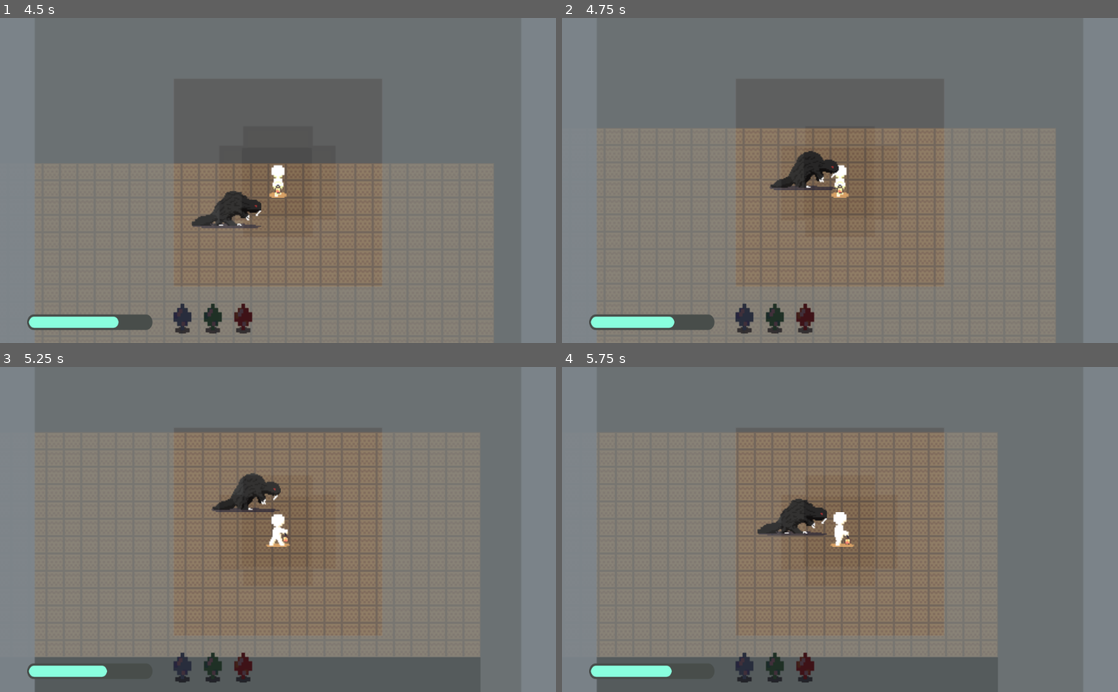
Above: before the commit, frames 1-4 (two rows, left to right).
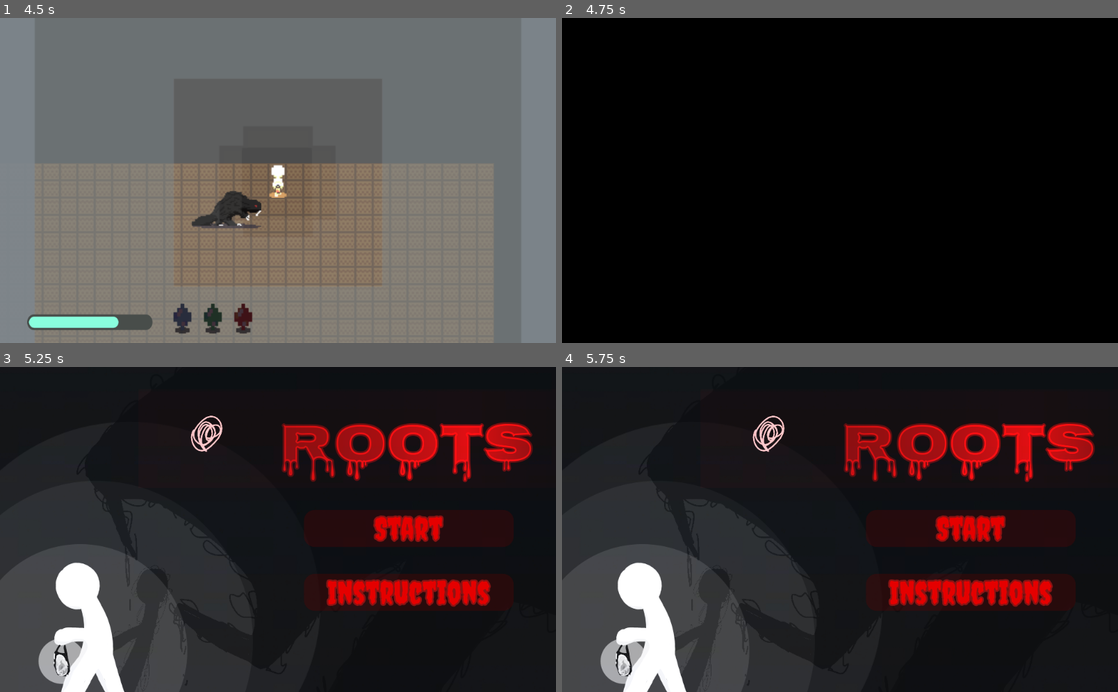
Above: after the commit, the same moments.

Repository: TheRealGecko/Roots
Game: Godot game, scene res://menu.tscn
The game is run twice, just before and just after one commit, with the same random seed, the same clock (stepped at 60 frames per second) and the same inputs. The project has no main scene, so this scene is started directly.
Inputs (mouse positions are in pixels of both pictures, inside the frame that each line leads up to):
- Up to frame 1 (4.5 s): click "Start" at 0.5 s; tap Enter (enter, bound only after the commit) at 1.25, 1.55, 2.1, 3.05, 3.6 s; move the mouse to (250, 245) at 1.27 s; hold Shift (shift) 1.28-2.03 s; hold Up (up_arrow) 1.28-2.78 s; move the mouse to (444, 229) at 2.02 s; tap Shift (shift) at 2.3, 3.8 s; move the mouse to (111, 131) at 2.77 s; hold Shift (shift) 2.78-3.53 s; hold Left (left_arrow) 2.78-4.28 s; move the mouse to (305, 180) at 3.52 s; move the mouse to (194, 99) at 4.27 s; hold Down (down_arrow) from 4.28 s (still down); hold Shift (shift) from 4.28 s (still down)
- Up to frame 2 (4.75 s): keep holding Down (down_arrow); keep holding Shift (shift); tap Enter (enter, bound only after the commit) at 4.55 s
- Up to frame 3 (5.25 s): move the mouse to (400, 513) at 5.02 s; release Down (down_arrow) at 5.03 s; release Shift (shift) at 5.03 s; hold Right (right_arrow) from 5.03 s (still down); tap Enter (enter, bound only after the commit) at 5.1 s
- Up to frame 4 (5.75 s): keep holding Right (right_arrow); tap Shift (shift) at 5.3 s

Frame 1 is identical in both runs. In frame 2, 100% of the frame differs, in the area x 0-100%, y 0-100%; in frame 3, 98%; in frame 4, 98%.

Commit message:
you can actually die lol

Diff:
--- a/Beaver.gd
+++ b/Beaver.gd
@@ -55,7 +55,7 @@
 
 	for i in beaver.get_slide_count():
 		if beaver.get_slide_collision(i).collider.name == "Player":
-			print("DEADD")
+			get_tree().change_scene("res://GameOver.tscn")
 
 
 func get_target_path(target_pos):
--- /dev/null
+++ b/GameOver.gd
@@ -0,0 +1,29 @@
+extends Node2D
+
+
+# Declare member variables here. Examples:
+# var a = 2
+# var b = "text"
+
+# Called when the node enters the scene tree for the first time.
+var x = 0
+onready var go = false
+
+func _ready():
+	$Sprite.modulate = Color(0,0,0)
+	yield(get_tree().create_timer(0.5), "timeout")
+	go = true
+
+func _physics_process(delta):
+	while x < 1 && go:
+		x += 0.1
+		$Sprite.modulate = Color(x, x, x)
+		yield(get_tree().create_timer(0.3), "timeout")
+
+	if Input.is_action_just_released("enter"):
+		get_tree().change_scene("res://menu.tscn")
+
+
+# Called every frame. 'delta' is the elapsed time since the previous frame.
+#func _process(delta):
+#	pass
--- /dev/null
+++ b/GameOver.tscn
@@ -0,0 +1,12 @@
+[gd_scene load_steps=3 format=2]
+
+[ext_resource path="res://res/game_over.png" type="Texture" id=1]
+[ext_resource path="res://GameOver.gd" type="Script" id=2]
+
+[node name="Node2D" type="Node2D"]
+script = ExtResource( 2 )
+
+[node name="Sprite" type="Sprite" parent="."]
+modulate = Color( 0, 0, 0, 1 )
+position = Vector2( 512, 300 )
+texture = ExtResource( 1 )
--- a/project.godot
+++ b/project.godot
@@ -51,6 +51,11 @@
 "events": [ Object(InputEventKey,"resource_local_to_scene":false,"resource_name":"","device":0,"alt":false,"shift":false,"control":false,"meta":false,"command":false,"pressed":false,"scancode":16777237,"physical_scancode":0,"unicode":0,"echo":false,"script":null)
  ]
 }
+enter={
+"deadzone": 0.5,
+"events": [ Object(InputEventKey,"resource_local_to_scene":false,"resource_name":"","device":0,"alt":false,"shift":false,"control":false,"meta":false,"command":false,"pressed":false,"scancode":16777221,"physical_scancode":0,"unicode":0,"echo":false,"script":null)
+ ]
+}
 
 [mono]
 
Binary file added: res/game_over.png
Not shown, added: res/game_over.png.import
Not shown, added: res/game_over.png~
